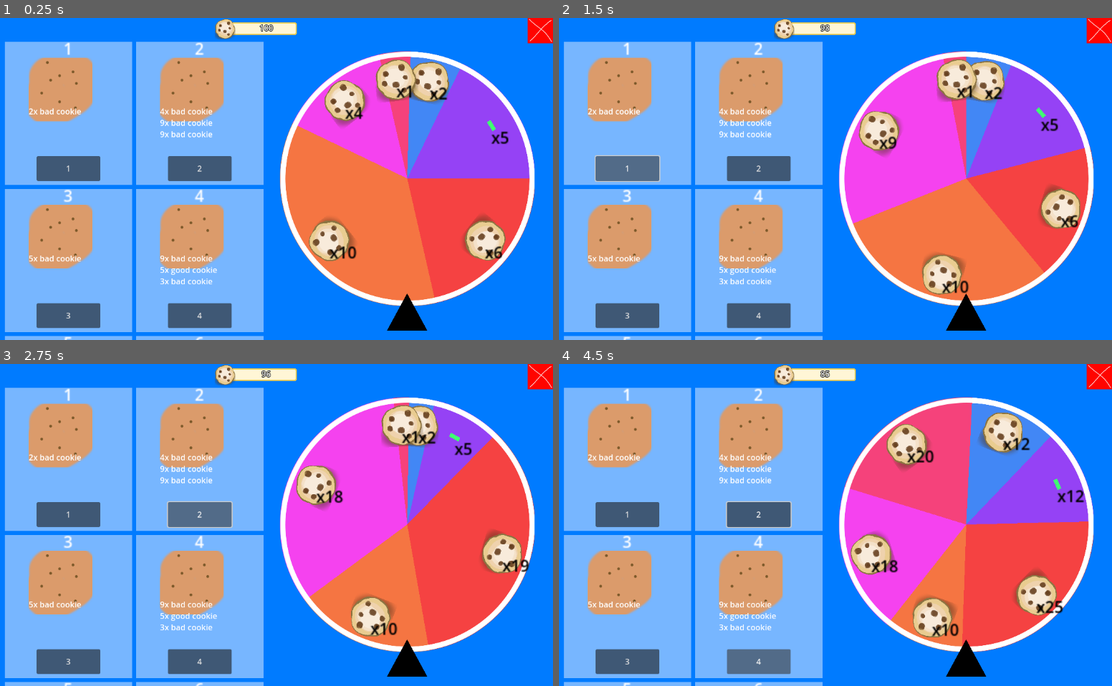
Above: before the commit, frames 1-4 (two rows, left to right).
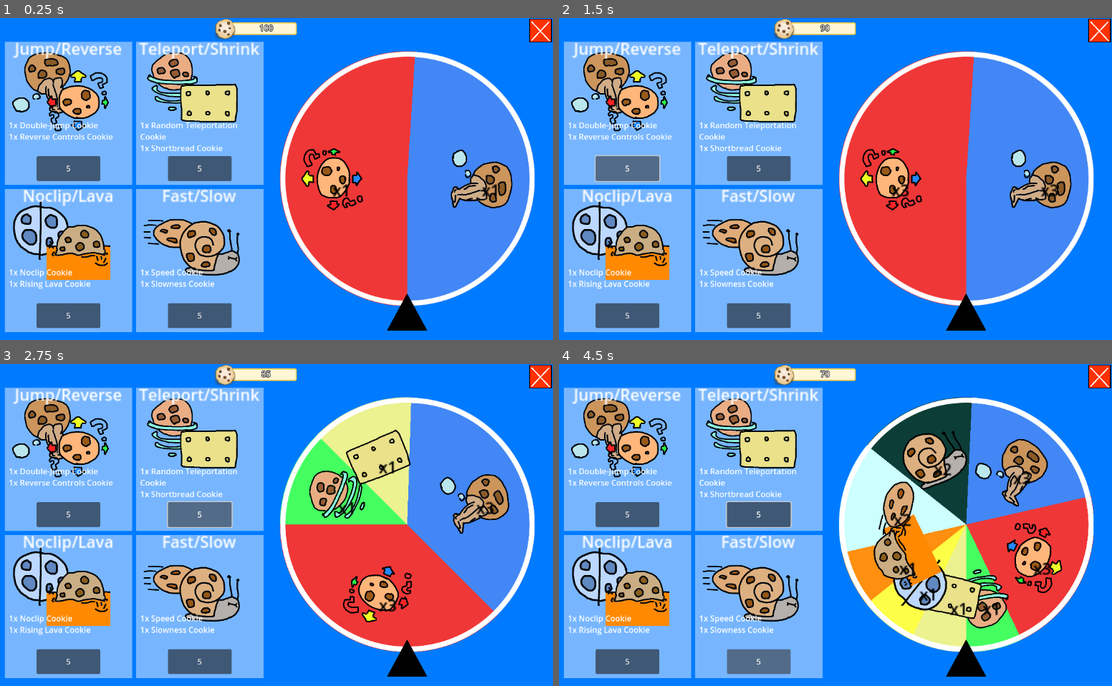
Above: after the commit, the same moments.

Repository: hypercube143/risk-it-for-the-biscuit
Game: Godot game, scene res://scenes/shopgui.tscn
Two runs of this game, one before a commit and one after it. Both use one fixed random seed, a clock stepped at 60 frames per second and the inputs below. This scene is started directly instead of the project's main scene.
Inputs (mouse positions are in pixels of both pictures, inside the frame that each line leads up to):
- Up to frame 1 (0.25 s): no input
- Up to frame 2 (1.5 s): click (625, 169) at 0.5 s, where only the run before the commit has a clickable "1"; click (625, 169) at 1.25 s, where only the run after the commit has a clickable "5"
- Up to frame 3 (2.75 s): click (199, 515) at 2 s, where only the run before the commit has a clickable "2"
- Up to frame 4 (4.5 s): click (625, 660) at 2.75 s, where only the run before the commit has a clickable "3"; click (758, 660) at 3.5 s, where only the run before the commit has a clickable "4"; tap Enter at 4.25 s; hold Right (right) from 4.28 s (still down); tap Up (jump) at 4.35 s

The runs differ from the first frame. In frame 1, 40% of the frame differs, in the area x 0-100%, y 0-100%; in frame 2, 40%; in frame 3, 37%; in frame 4, 36%.

Commit message:
cookie assets added
- edits to cookie & shop data json files
- 8 cookies (4 good, 4 bad)

- close button hooked to signal in shop

Diff:
--- a/scenes/itemframe.tscn
+++ b/scenes/itemframe.tscn
@@ -1,9 +1,7 @@
-[gd_scene load_steps=4 format=3 uid="uid://dmeudptdfqoio"]
+[gd_scene load_steps=3 format=3 uid="uid://dmeudptdfqoio"]
 
 [ext_resource type="Script" uid="uid://cnsvtn2g1igtb" path="res://scripts/itemframe.gd" id="1_sv313"]
 [ext_resource type="Texture2D" uid="uid://bqptolsnbgx4e" path="res://assets/art/skyblue.png" id="2_fukj2"]
-
-[sub_resource type="PlaceholderTexture2D" id="PlaceholderTexture2D_2g57g"]
 
 [node name="itemframe" type="Control"]
 custom_minimum_size = Vector2(128, 144)
@@ -29,7 +27,6 @@
 offset_top = 16.0
 offset_right = 104.0
 offset_bottom = 56.0
-texture = SubResource("PlaceholderTexture2D_2g57g")
 
 [node name="name_label" type="RichTextLabel" parent="."]
 layout_mode = 2
@@ -47,10 +44,10 @@
 
 [node name="items_label" type="RichTextLabel" parent="."]
 layout_mode = 2
-offset_left = 24.0
-offset_top = 64.0
-offset_right = 152.0
-offset_bottom = 160.0
+offset_left = 4.0
+offset_top = 78.0
+offset_right = 250.0
+offset_bottom = 174.0
 scale = Vector2(0.5, 0.5)
 text = "1x blah
 2x bleh
--- a/scenes/shopgui.tscn
+++ b/scenes/shopgui.tscn
@@ -25,9 +25,9 @@
 [node name="close_button" type="TextureButton" parent="."]
 layout_mode = 0
 offset_left = 1101.0
-offset_right = 1229.0
-offset_bottom = 128.0
-scale = Vector2(0.4, 0.4)
+offset_right = 1613.0
+offset_bottom = 512.0
+scale = Vector2(0.1, 0.1)
 texture_normal = ExtResource("2_wrdio")
 
 [node name="cookie_balance_bar" type="Sprite2D" parent="."]
@@ -68,3 +68,5 @@
 offset_top = 323.0
 offset_right = 1371.0
 offset_bottom = 835.0
+
+[connection signal="pressed" from="close_button" to="." method="_on_close_button_pressed"]
--- a/scripts/cookiedat.json
+++ b/scripts/cookiedat.json
@@ -1,9 +1,13 @@
 {
-	"1": {"name": "good cookie", "desc": "does good things", "icon": "res://assets/art/cookie sprites/cookie_regular.png", "wheel_colour": "#4287f5"},
-	"2": {"name": "bad cookie", "desc": "does bad things, bad to the bone", "icon": "res://assets/art/buybuttongreen.png", "wheel_colour": "#9542f5"},
-	"3": {"name": "bad cookie", "desc": "does bad things, bad to the bone", "icon": "res://assets/art/cookie sprites/cookie_regular.png", "wheel_colour": "#f542ef"},
-	"4": {"name": "bad cookie", "desc": "does bad things, bad to the bone", "icon": "res://assets/art/cookie sprites/cookie_regular.png", "wheel_colour": "#f5427b"},
-	"5": {"name": "bad cookie", "desc": "does bad things, bad to the bone", "icon": "res://assets/art/cookie sprites/cookie_regular.png", "wheel_colour": "#f54242"},
-	"6": {"name": "bad cookie", "desc": "does bad things, bad to the bone", "icon": "res://assets/art/cookie sprites/cookie_regular.png", "wheel_colour": "#f57542"},
-	"": {"name": "", "desc": "", "icon": ""}
+	"1": {"name": "Double-Jump Cookie", "desc": "", "icon": "res://assets/art/cookie sprites/cookie_double_jump.png", "wheel_colour": "#4287f5"},
+	"2": {"name": "Reverse Controls Cookie", "desc": "", "icon": "res://assets/art/cookie sprites/cookie_reverse_controls.png", "wheel_colour": "#f03737"},
+
+	"3": {"name": "Speed Cookie", "desc": "", "icon": "res://assets/art/cookie sprites/cookie_speed.png", "wheel_colour": "#ccfffe"},
+	"4": {"name": "Random Teleportation Cookie", "desc": "", "icon": "res://assets/art/cookie sprites/cookie_teleport.png", "wheel_colour": "#45ff61"},
+
+	"5": {"name": "Noclip Cookie", "desc": "", "icon": "res://assets/art/cookie sprites/cookie_noclip.png", "wheel_colour": "#fcff45"},
+	"6": {"name": "Rising Lava Cookie", "desc": "", "icon": "res://assets/art/cookie sprites/cookie_rising_lava.png", "wheel_colour": "#ff8f0f"},
+
+	"7": {"name": "Shortbread Cookie", "desc": "", "icon": "res://assets/art/cookie sprites/cookie_shortbread.png", "wheel_colour": "#ecf28f"},
+	"8": {"name": "Slowness Cookie", "desc": "", "icon": "res://assets/art/cookie sprites/cookie_slowness.png", "wheel_colour": "#0c3d37"},
 }
--- a/scripts/global.gd
+++ b/scripts/global.gd
@@ -5,7 +5,7 @@
 
 var cookie_balance = 100
 
-var cookie_inventory = {"1": 2, "2": 5, "5": 6, "6": 10, "3": 4, "4": 1}
+var cookie_inventory = {"1": 1, "2": 1}
 
 func _ready() -> void:
 	# load cookie and shop dat
@@ -16,15 +16,15 @@
 	cookiedat_f.close()
 	shopdat_f.close()
 
-	# fake items for testing REMOVE THIS LATER
-	for i in range(1, 20):
-		var d = shopdat['1'].duplicate()
-		d['name'] = str(int(i))
-		d['items'] = []
-		for x in range(randf_range(1, 4)):
-			d['items'].append({"id": str(int(randf_range(1,6))), "count": randf_range(1,10)})
-		d['price'] = i
-		shopdat[str(int(i))] = d
+	## fake items for testing REMOVE THIS LATER
+	#for i in range(1, 20):
+		#var d = shopdat['1'].duplicate()
+		#d['name'] = str(int(i))
+		#d['items'] = []
+		#for x in range(randf_range(1, 4)):
+			#d['items'].append({"id": str(int(randf_range(1,6))), "count": randf_range(1,10)})
+		#d['price'] = i
+		#shopdat[str(int(i))] = d
 
 
 # Called every frame. 'delta' is the elapsed time since the previous frame.
--- a/scripts/roulettewheel.gd
+++ b/scripts/roulettewheel.gd
@@ -8,8 +8,8 @@
 @onready var center = $spinnystuff/center # for rotating the cookie sprites around when generating wheel
 @onready var cursor = $cursor
 
-var icon_scale = 1/6.0
-var icon_radius = 200
+var icon_scale = 1/4.0
+var icon_radius = 150
 
 var result_map = []
 
--- a/scripts/shopdat.json
+++ b/scripts/shopdat.json
@@ -1,6 +1,21 @@
 {
-	"1": {"name": "50/50 bundle", "desc": "...", "price": 1, "icon": "res://assets/art/cookie sprites/cookietextureplaceholder.png", "items": [
+	"1": {"name": "Jump/Reverse", "desc": "...", "price": 5, "icon": "res://assets/art/cookie sprites/cookietextureplaceholder.png", "items": [
 		{"id": "1", "count": 1},
 		{"id": "2", "count": 1}
 		]},
+
+	"2": {"name": "Teleport/Shrink", "desc": "...", "price": 5, "icon": "res://assets/art/cookie sprites/cookietextureplaceholder.png", "items": [
+		{"id": "4", "count": 1},
+		{"id": "7", "count": 1}
+		]},
+
+	"3": {"name": "Noclip/Lava", "desc": "...", "price": 5, "icon": "res://assets/art/cookie sprites/cookietextureplaceholder.png", "items": [
+		{"id": "5", "count": 1},
+		{"id": "6", "count": 1}
+		]},
+
+	"4": {"name": "Fast/Slow", "desc": "...", "price": 5, "icon": "res://assets/art/cookie sprites/cookietextureplaceholder.png", "items": [
+		{"id": "3", "count": 1},
+		{"id": "8", "count": 1}
+		]},
 }
--- a/scripts/shopgui.gd
+++ b/scripts/shopgui.gd
@@ -1,4 +1,6 @@
 extends Control
+
+signal shopgui_close_button_pressed
 
 @onready var itemframescene = preload("res://scenes/itemframe.tscn")
 @onready var gridcontainer = $ScrollContainer/GridContainer
@@ -21,7 +23,7 @@
 		var items_label = item_frame.get_child(4)
 		var icon_texture_rect = item_frame.get_child(1)
 
-		icon_texture_rect.texture = load(Global.shopdat[shop_key]['icon'])
+		#icon_texture_rect.texture = load(Global.shopdat[shop_key]['icon'])
 		icon_texture_rect.scale = Vector2(0.25,0.25)
 
 		item_frame.position = Vector2(60,60)
@@ -31,9 +33,18 @@
 		name_label.text = bundle_data['name']
 		buy_button.text = str(int(bundle_data['price']))
 		var item_frame_desc_str = ""
+		var x_mod = 50
+		var y_mod = 100
 		for item in bundle_data['items']:
 			var cookie = Global.cookiedat[item['id']]
 			item_frame_desc_str += str(int(item['count'])) + "x " + cookie['name'] + "\n"
+			var sprite2d = Sprite2D.new()
+			sprite2d.texture = load(cookie['icon'])
+			sprite2d.scale = Vector2(0.5, 0.5)
+			sprite2d.position = Vector2(x_mod, y_mod)
+			icon_texture_rect.add_child(sprite2d)
+			x_mod += 150
+			y_mod += 75
 		items_label.text = item_frame_desc_str
 
 		item_frame.bundle_id = shop_key
@@ -68,8 +79,12 @@
 		else:
 			button.disabled = true
 	# update cookie_balance label too :p this is the only place it needs to update
-	cookiebalancelabel.text = str(Global.cookie_balance)
+	cookiebalancelabel.text = str(int(Global.cookie_balance))
 
 # Called every frame. 'delta' is the elapsed time since the previous frame.
 func _process(delta: float) -> void:
 	pass
+
+
+func _on_close_button_pressed() -> void:
+	emit_signal("shopgui_close_button_pressed")
Binary file changed: assets/art/closebutton.png
Binary file added: assets/art/cookie sprites/cookie_double_jump.png
Not shown, added: assets/art/cookie sprites/cookie_double_jump.png.import
Binary file added: assets/art/cookie sprites/cookie_noclip.png
Not shown, added: assets/art/cookie sprites/cookie_noclip.png.import
Binary file added: assets/art/cookie sprites/cookie_reverse_controls.png
Not shown, added: assets/art/cookie sprites/cookie_reverse_controls.png.import
Binary file added: assets/art/cookie sprites/cookie_rising_lava.png
Not shown, added: assets/art/cookie sprites/cookie_rising_lava.png.import
Binary file added: assets/art/cookie sprites/cookie_shortbread.png
Not shown, added: assets/art/cookie sprites/cookie_shortbread.png.import
Binary file added: assets/art/cookie sprites/cookie_slowness.png
(and 6 more such lines)
